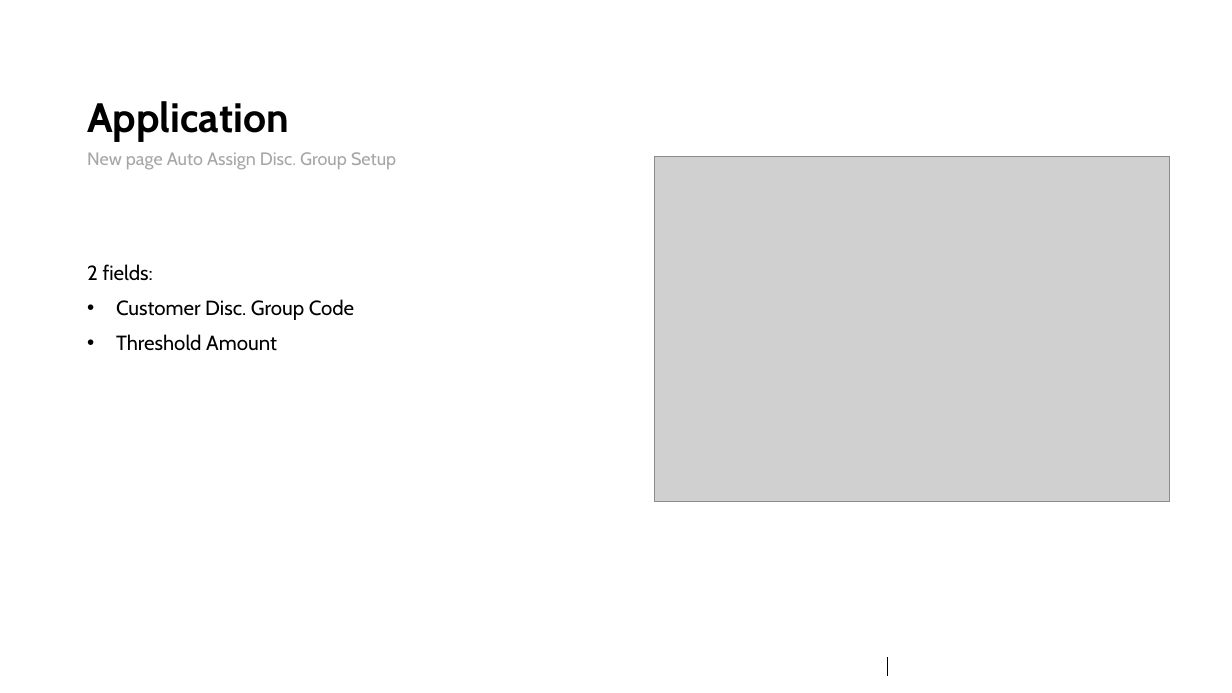
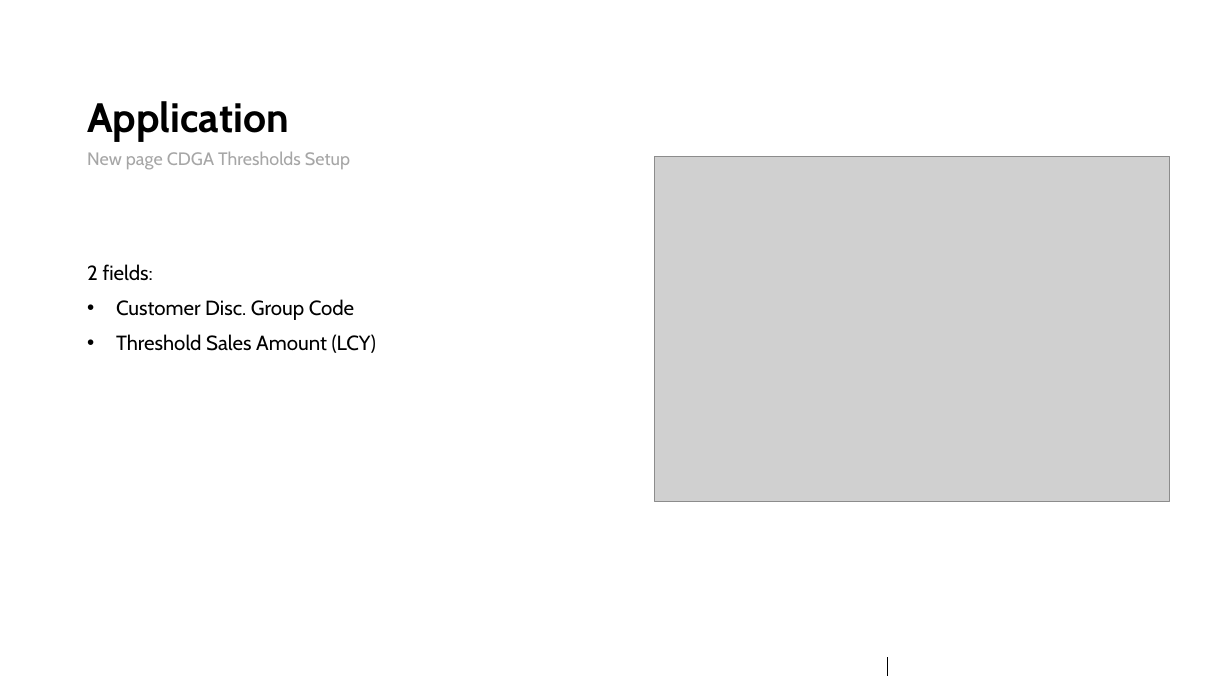
Before and after one commit to matwys/Automation-of-sales-discounts---BC-extension, a slide deck: slide 7 of Presentation.pptx. Drawn at 1232x693 pixels with LibreOffice and Linux fonts; fonts in the diff are those of the drawing; grey boxes stand for pictures; background and template pictures are left out. Boxes give left, top, right and bottom in pixels: in the first picture for what was removed or moved away, otherwise in the second. Text is boxed around its words. In the diff, an @@ line names an element or a change of style, - is before the commit and + after.

```diff
--- a/Presentation.pptx
+++ b/Presentation.pptx
@@ text at [87,151,350,170]: text changed @@
-New page Auto Assign Disc. Group Setup
+New page CDGA Thresholds Setup
@@ text at [116,334,376,353]: text changed @@
-• Threshold Amount
+• Threshold Sales Amount (LCY)
```
Also in this commit, not shown: 3 other slides changed, 14 other files.
